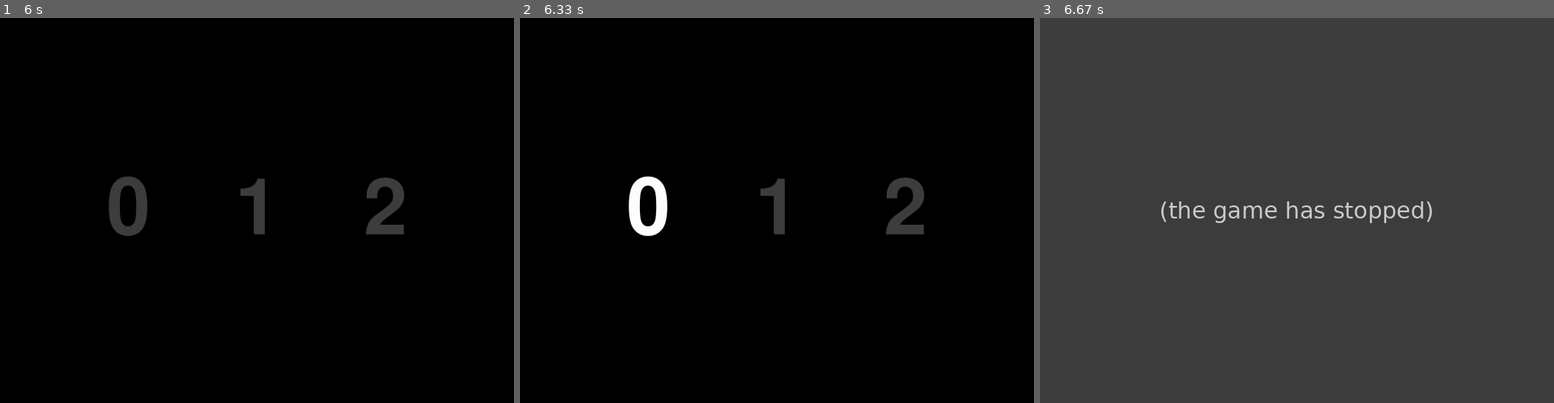
Above: before the commit, frames 1-3 (left to right).
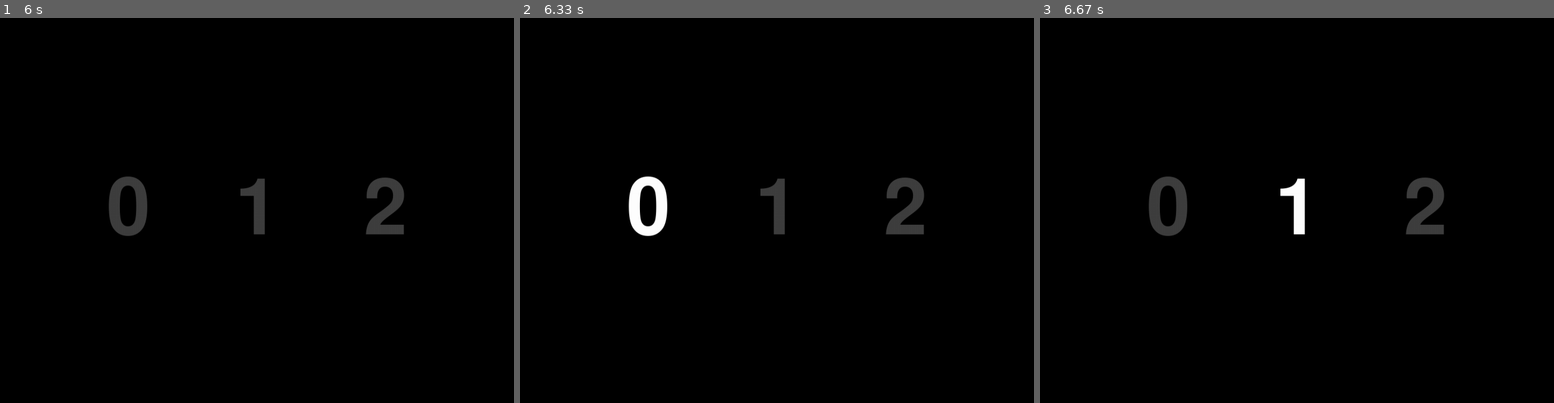
Above: after the commit, the same moments.

Repository: StarikovaA/PBSM
Game: pygame game, started from experimental_design/speller_matrix.py
The game is run twice, just before and just after one commit, with the same random seed, the same clock (stepped at 60 frames per second) and the same inputs.
Inputs:
- Up to frame 1 (6 s): no input
- Up to frame 2 (6.33 s): no input
- Up to frame 3 (6.67 s): hold Esc from 6.33 s (still down)

Frames 1-2 are identical in both runs. In frame 3, 99% of the frame differs, in the area x 0-100%, y 0-100%.
Before the commit the program exited at 6.38 s; later frames show no game.

Commit message:
PULL THIS

Diff:
--- a/experimental_design/speller_matrix.py
+++ b/experimental_design/speller_matrix.py
@@ -43,27 +43,19 @@
     # Add the position to the symbol_positions list
     symbol_positions.append((horizontal_position, vertical_position))
 
+##################################################################################
+# Main game loop
 
-# Main game loop
 running = True
 last_update_time = pygame.time.get_ticks()
 update_interval = 128  # literature said so
-
-
-# Define the symbol order combinations
-symbol_order_combinations = [
-    ["0", "1", "2"],
-    ["2", "0", "1"],
-    ["1", "2", "0"],
-]
 
 # New variables for game state and iteration count
 game_state = 0
 scene_state = 0
 iteration_count = 0
-combination_counter = 0
 
-while True:
+while running:
     if game_state == 0:
         if scene_state == 0:
             # Display black screen for 5 seconds
@@ -87,7 +79,7 @@
             time.sleep(1)
             game_state = 1  # Move to the next game state
     elif game_state == 1:
-        # Iterate the main game loop 15 times
+    # Iterate the main game loop 15 times
         for _ in range(10):
             window.fill((0, 0, 0))  # Black
             # Update the symbol colors every 128 milliseconds
@@ -96,11 +88,8 @@
                 last_update_time = current_time
                 random.shuffle(symbol_colors)  # Randomly shuffle the symbol colors
 
-            # Get the symbol order for the current combination index
-            symbol_order = symbol_order_combinations[combination_counter % len(symbol_order_combinations)]
-
             # Draw the symbols on the window
-            for symbol, position in zip(symbol_order, symbol_positions):
+            for symbol, position in zip(matrix_symbols, symbol_positions):
                 font_size = int(0.3 * min(window_width_px, window_height_px))  # Adjust font size based on window size
                 font = pygame.font.Font(None, font_size)
                 color = symbol_colors[matrix_symbols.index(symbol)]
@@ -108,26 +97,22 @@
                 text_rect = text.get_rect(center=position)
                 window.blit(text, text_rect)
 
-                # Print the symbol to the terminal
-                print("Symbol:", symbol)
-
             # Update the display
             pygame.display.update()
 
             # Handle events
             for event in pygame.event.get():
                 if event.type == pygame.QUIT:
-                    pygame.quit()
-                    exit()
+                    running = False
                 elif event.type == pygame.KEYDOWN:
                     if event.key == pygame.K_ESCAPE:
-                        pygame.quit()
-                        exit()
+                        running = False
 
             pygame.time.wait(update_interval)
 
             # Increment the iteration count
             iteration_count += 1
+            print(iteration_count)
             if iteration_count == 10:
                 game_state = 2
                 iteration_count = 0
@@ -137,11 +122,6 @@
         window.fill((0, 0, 0))  # Black
         pygame.display.update()
         time.sleep(2)
-        combination_counter += 1
-        if combination_counter == 10:
-            break
         game_state = 0
-        print("End of task")
-        print(combination_counter)
 
 pygame.quit()
